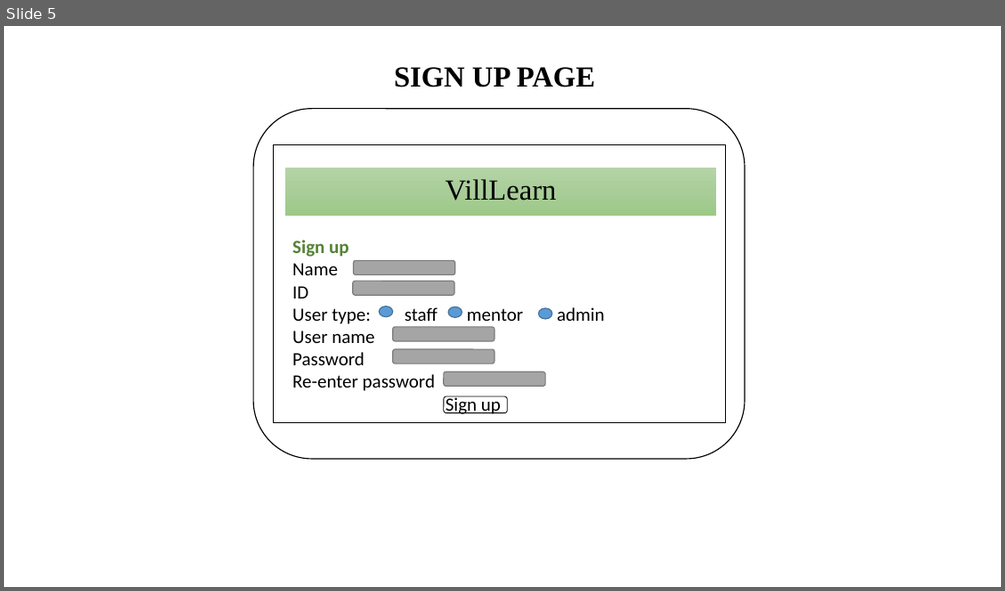
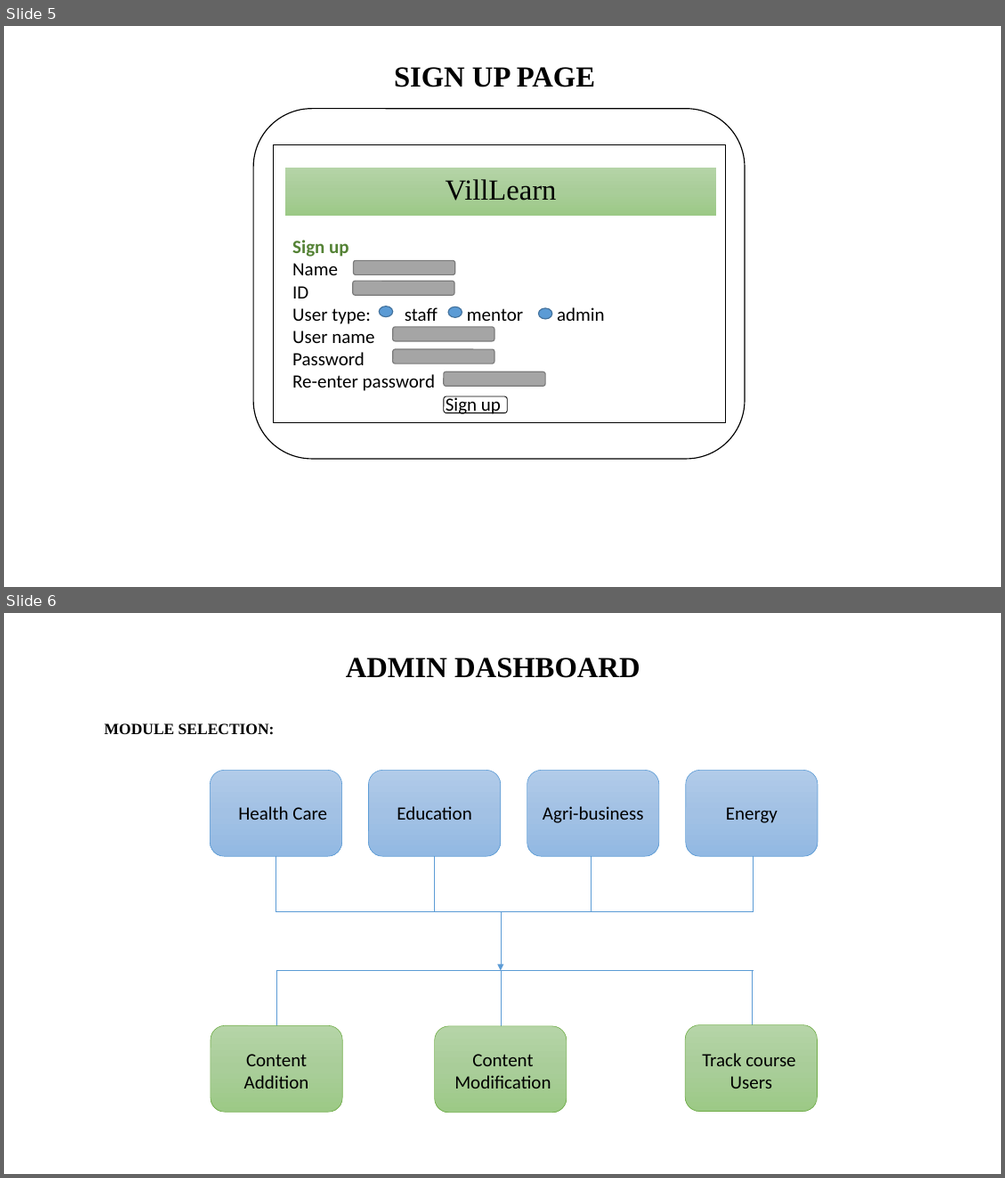
Before and after one commit to Bengaluru2016/team-19, a slide deck: PPT slides/login page templates.pptx. Shown one above the other, each under a label of ours: slide 5 before the commit, slides 5 and 6 after it. The pictures are 1005x591 and 1005x1178 pixels, drawn with LibreOffice and Linux fonts; fonts in the diff are those of the drawing. Boxes give left, top, right and bottom in pixels: in the first picture for what was removed or moved away, otherwise in the second. Text is boxed around its words. In the diff, an @@ line names an element or a change of style, - is before the commit and + after.

```diff
--- a/PPT slides/login page templates.pptx
+++ b/PPT slides/login page templates.pptx
@@ slide 6 added at (4, 613, 1001, 1174), background #FFFFFF @@
@@ text added at (346, 657, 639, 678), 28 pt, text #000000, bold @@
+ADMIN DASHBOARD
@@ text added at (105, 723, 275, 735), 15 pt, text #000000, bold @@
+MODULE SELECTION:
@@ rounded rectangle added at (210, 770, 342, 856), fill gradient #B1CBE9 to #A3C1E5 to #93B9E4, outline #5B9BD5 0.5 pt @@
@@ rounded rectangle added at (369, 770, 502, 856), fill gradient #B1CBE9 to #A3C1E5 to #93B9E4, outline #5B9BD5 0.5 pt @@
@@ rounded rectangle added at (527, 770, 660, 856), fill gradient #B1CBE9 to #A3C1E5 to #93B9E4, outline #5B9BD5 0.5 pt @@
@@ rounded rectangle added at (686, 770, 818, 856), fill gradient #B1CBE9 to #A3C1E5 to #93B9E4, outline #5B9BD5 0.5 pt @@
@@ text added at (238, 806, 327, 819), 18 pt, text #000000 @@
+Health Care
@@ text added at (396, 806, 471, 819), 18 pt, text #000000 @@
+Education
@@ text added at (542, 806, 643, 823), 18 pt, text #000000 @@
+Agri-business
@@ text added at (726, 807, 777, 823), 18 pt, text #000000 @@
+Energy
@@ line added from (276, 856) to (276, 911), #5B9BD5 0.5 pt @@
@@ line added from (435, 856) to (435, 911), #5B9BD5 0.5 pt @@
@@ line added from (591, 856) to (591, 911), #5B9BD5 0.5 pt @@
@@ line added from (753, 856) to (753, 911), #5B9BD5 0.5 pt @@
@@ line added from (276, 911) to (753, 911), #5B9BD5 0.5 pt @@
@@ arrow added from (501, 911) to (501, 971), #5B9BD5 0.5 pt @@
@@ line added from (276, 971) to (753, 971), #5B9BD5 0.5 pt @@
@@ line added from (276, 971) to (276, 1026), #5B9BD5 0.5 pt @@
@@ line added from (501, 971) to (501, 1026), #5B9BD5 0.5 pt @@
@@ line added from (752, 971) to (752, 1026), #5B9BD5 0.5 pt @@
@@ rounded rectangle added at (210, 1026, 343, 1111), fill gradient #B5D5A7 to #AACE9A to #9CC987, outline #70AD47 0.5 pt @@
@@ rounded rectangle added at (435, 1026, 567, 1111), fill gradient #B5D5A7 to #AACE9A to #9CC987, outline #70AD47 0.5 pt @@
@@ rounded rectangle added at (685, 1025, 817, 1111), fill gradient #B5D5A7 to #AACE9A to #9CC987, outline #70AD47 0.5 pt @@
@@ text added at (244, 1054, 309, 1088), 18 pt, text #000000 @@
+Content Addition
@@ text added at (454, 1054, 550, 1088), 18 pt, text #000000 @@
+Content Modification
@@ text added at (702, 1053, 795, 1088), 18 pt, text #000000 @@
+Track course
+Users
```
Also in this commit, not shown: 2 slides changed.
